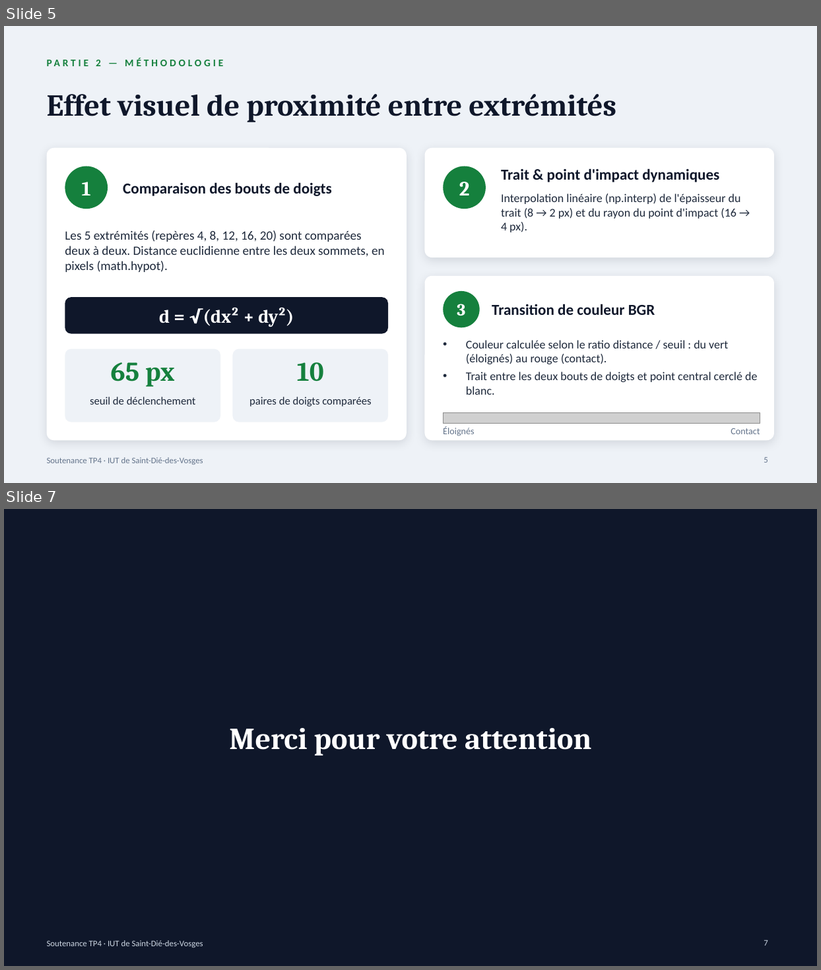
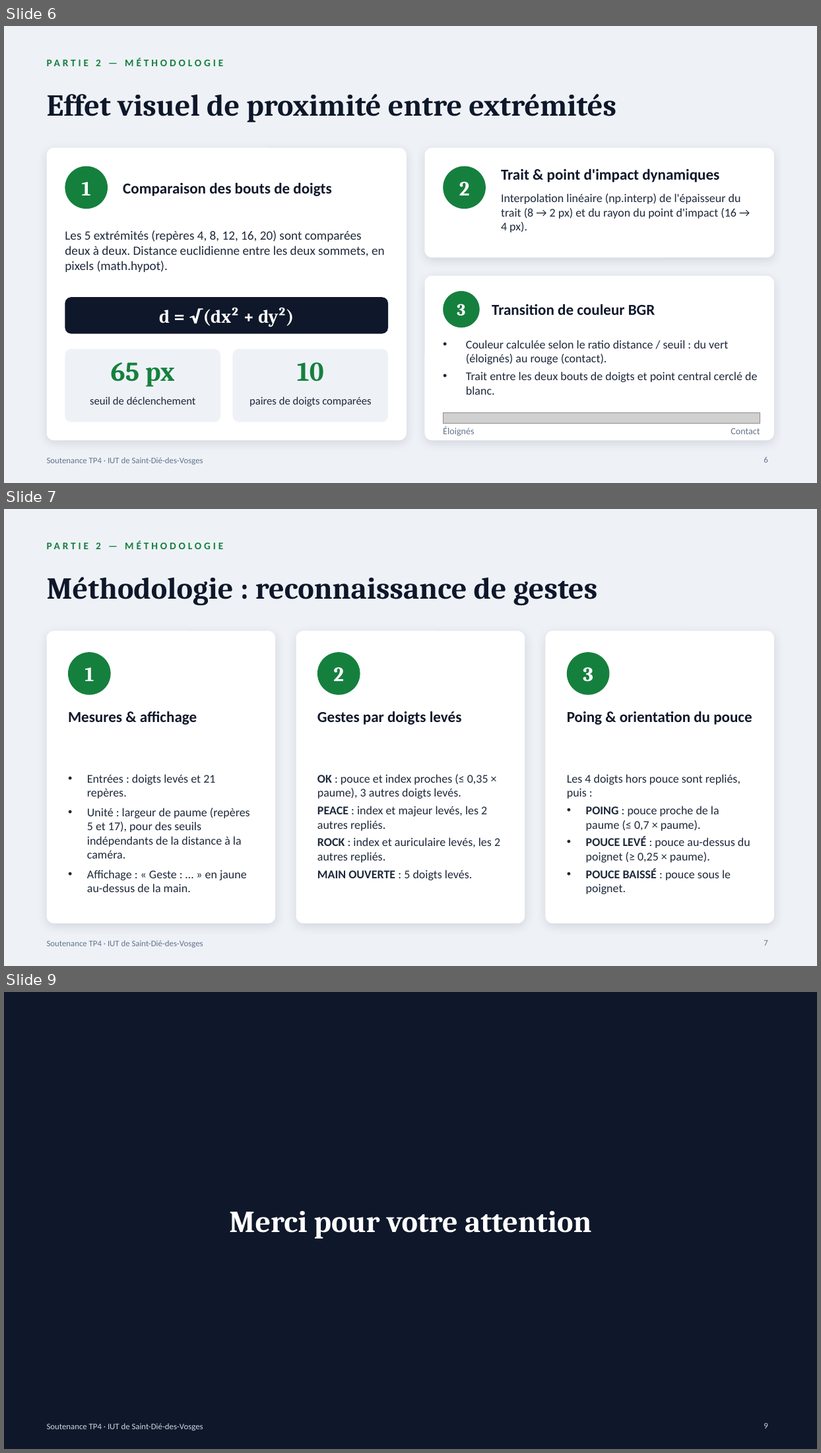
Before and after one commit to Valentin088/TP4-Mini_projet_detection_squelette_main, a slide deck: Soutenance_Tracking_Main.pptx. Shown one above the other, each under a label of ours: slides 5 and 7 before the commit, slides 6, 7 and 9 after it; the slides between them are not shown. The pictures are 821x970 and 821x1453 pixels, drawn with LibreOffice and Linux fonts; fonts in the diff are those of the drawing; grey boxes stand for pictures. Boxes give left, top, right and bottom in pixels: in the first picture for what was removed or moved away, otherwise in the second. Text is boxed around its words. In the diff, an @@ line names an element or a change of style, - is before the commit and + after.

Commit message:
MàJ final powerpoint (explication des gestes)

```diff
--- a/Soutenance_Tracking_Main.pptx
+++ b/Soutenance_Tracking_Main.pptx
@@ slide 7 added at bbox=[4, 509, 817, 966], background #FFFFFF; not listed: 2 template elements that a slide beside it also shows @@
@@ text added at bbox=[47, 543, 234, 605], 12 pt, text #15803D, bold @@
+PARTIE 2 — MÉTHODOLOGIE
@@ title added at bbox=[255, 578, 598, 605], 36 pt, text #0F172A, bold @@
+Méthodologie : reconnaissance de gestes
@@ rounded rectangle added at bbox=[47, 631, 275, 923], fill #FFFFFF @@
@@ rounded rectangle added at bbox=[296, 631, 525, 923], fill #FFFFFF @@
@@ rounded rectangle added at bbox=[546, 631, 774, 923], fill #FFFFFF @@
@@ ellipse added at bbox=[68, 652, 111, 695], fill #15803D @@
@@ ellipse added at bbox=[318, 652, 360, 695], fill #15803D @@
@@ ellipse added at bbox=[567, 652, 610, 695], fill #15803D @@
@@ text added at bbox=[85, 667, 94, 681], 24 pt, text #FFFFFF, bold @@
+1
@@ text added at bbox=[333, 667, 344, 681], 24 pt, text #FFFFFF, bold @@
+2
@@ text added at bbox=[583, 667, 593, 682], 24 pt, text #FFFFFF, bold @@
+3
@@ text added at bbox=[68, 711, 197, 725], 18 pt, text #0F172A, bold @@
+Mesures & affichage
@@ text added at bbox=[318, 711, 462, 725], 18 pt, text #0F172A, bold @@
+Gestes par doigts levés
@@ text added at bbox=[567, 711, 752, 725], 18 pt, text #0F172A, bold @@
+Poing & orientation du pouce
@@ text added at bbox=[87, 774, 250, 892], 14 pt, text #1E293B @@
+• Entrées : doigts levés et 21 repères.
+• Unité : largeur de paume (repères 5 et 17), pour des seuils indépendants de la distance à la caméra.
+• Affichage : « Geste : … » en jaune au-dessus de la main.
@@ text added at bbox=[318, 774, 500, 881], 14 pt, text #1E293B @@
+OK : pouce et index proches (≤ 0,35 × paume), 3 autres doigts levés.
+PEACE : index et majeur levés, les 2 autres repliés.
+ROCK : index et auriculaire levés, les 2 autres repliés.
+MAIN OUVERTE : 5 doigts levés.
@@ text added at bbox=[567, 774, 750, 894], 14 pt, text #1E293B @@
+Les 4 doigts hors pouce sont repliés, puis :
+• POING : pouce proche de la paume (≤ 0,7 × paume).
+• POUCE LEVÉ : pouce au-dessus du poignet (≥ 0,25 × paume).
+• POUCE BAISSÉ : pouce sous le poignet.
@@ page number added at bbox=[764, 941, 768, 946], 10 pt, text #64748B @@
+7
@@ what was slide 5 is now slide 6 @@
@@ page number at bbox=[764, 457, 768, 463]: text changed @@
-5
+6
@@ what was slide 7 is now slide 9 @@
@@ page number at bbox=[764, 1423, 768, 1429]: text changed @@
-7
+9
```
Also in this commit, not shown: 3 slides changed, 1 other slide added.
